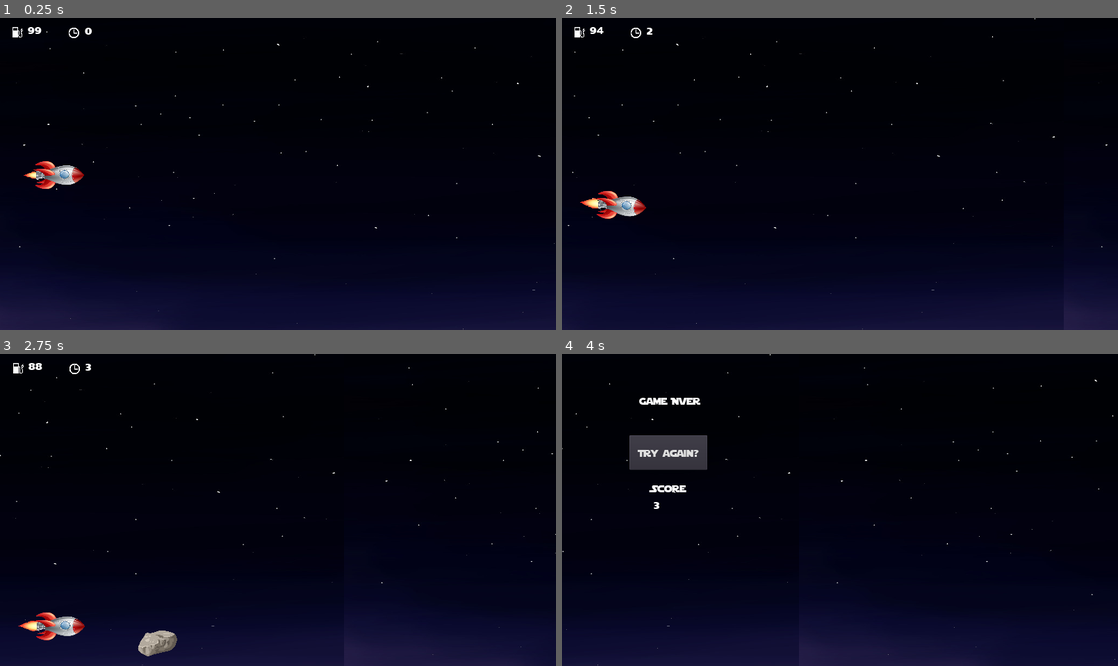
Above: before the commit, frames 1-4 (two rows, left to right).
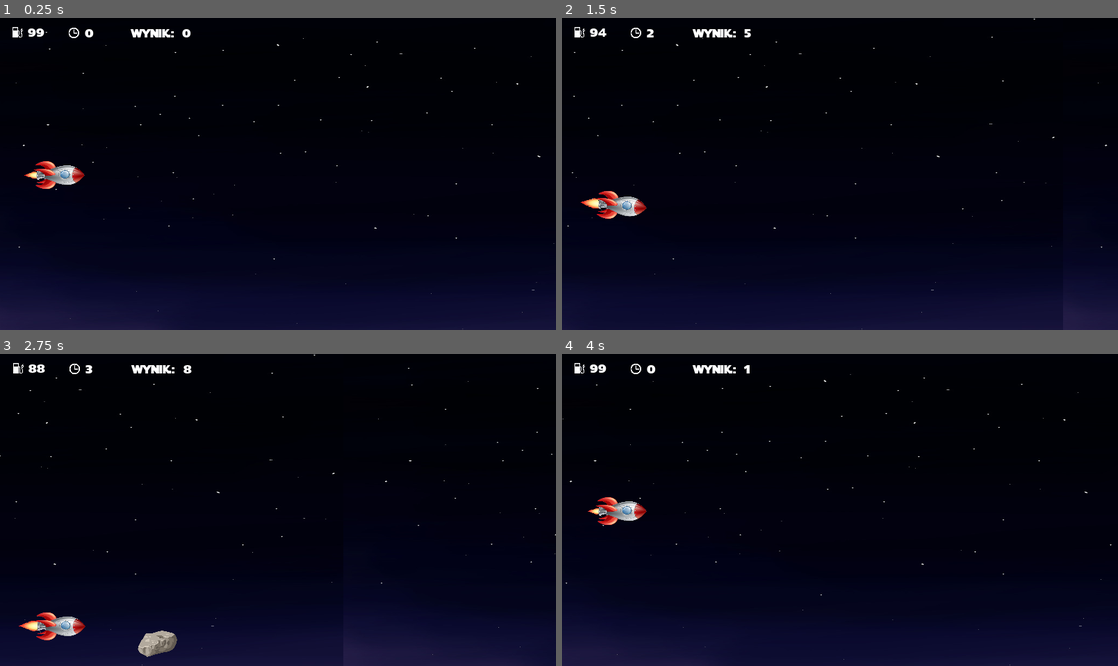
Above: after the commit, the same moments.

Repository: MuskalaMarcin/RocketZero
Game: Godot game, scene res://Main.tscn
Same seed, same stepped clock (60 frames per second), same inputs: the game is played once before the commit and once after it.
Inputs (mouse positions are in pixels of both pictures, inside the frame that each line leads up to):
- Up to frame 1 (0.25 s): no input
- Up to frame 2 (1.5 s): hold Right (ui_right) 0.53-1.28 s; hold Down (ui_down) from 1.28 s (still down)
- Up to frame 3 (2.75 s): release Down (ui_down) at 2.03 s; hold Right (ui_right) from 2.03 s (still down)
- Up to frame 4 (4 s): release Right (ui_right) at 2.78 s; hold Up (ui_up) 2.78-3.5 s; click (845, 581) at 3.5 s, where only the run after the commit has a clickable "Sprobuj ponownie"

The runs differ from the first frame. In frame 1, 0.5% of the frame differs, in the area x 2-100%, y 2-100%; in frame 2, 0.5%; in frame 3, 0.6%; in frame 4, 2.9%, in the area x 0-100%, y 0-100%.

Commit message:
fixing game over screen

Diff:
--- a/Canister.tscn
+++ b/Canister.tscn
@@ -3,7 +3,7 @@
 [ext_resource path="res://Canister.gd" type="Script" id=1]
 [ext_resource path="res://images/canister.png" type="Texture" id=2]
 
-[node name="Canister" type="Node2D"]
+[node name="Canister" type="Node2D" index="0"]
 
 script = ExtResource( 1 )
 
--- a/FuelGaugeScene.gd
+++ b/FuelGaugeScene.gd
@@ -5,8 +5,6 @@
 var previousFuel
 var currentFuel
 var fuel
-
-signal hit
 
 func addFuel():
 	fuel += FUEL_ADDED
@@ -30,7 +28,4 @@
 		fuel -= delta * FUEL_CONSUMPTION * 1.5
 	_updateFuelGaugeValue()
 	if(fuel < 0):
-		get_node('../../Home')._on_Rocket_hit()
-
-func resetFuel():
-	fuel = 100
+		get_tree().change_scene("res://GameOver.tscn")
--- /dev/null
+++ b/GameOver.gd
@@ -0,0 +1,8 @@
+extends CanvasLayer
+
+func _ready():
+	get_node("ScoreLabel").set_text(str(global.currentScore))
+	get_node("TimeLabel").set_text(str(global.currentTime))
+
+func _on_RestartButton_pressed():
+	get_tree().change_scene("res://Main.tscn")
--- /dev/null
+++ b/GameOver.tscn
@@ -0,0 +1,173 @@
+[gd_scene load_steps=6 format=2]
+
+[ext_resource path="res://GameOver.gd" type="Script" id=1]
+[ext_resource path="res://images/background.jpg" type="Texture" id=2]
+[ext_resource path="res://fonts/Starjedi.ttf" type="DynamicFontData" id=3]
+[ext_resource path="res://fonts/starjedifont.tres" type="DynamicFont" id=4]
+
+[sub_resource type="DynamicFont" id=1]
+
+size = 50
+use_mipmaps = false
+use_filter = false
+font_data = ExtResource( 3 )
+_sections_unfolded = [ "Font", "Settings" ]
+
+[node name="CanvasLayer" type="CanvasLayer" index="0"]
+
+layer = 1
+offset = Vector2( 0, 0 )
+rotation = 0.0
+scale = Vector2( 1, 1 )
+transform = Transform2D( 1, 0, 0, 1, 0, 0 )
+script = ExtResource( 1 )
+
+[node name="Sprite" type="Sprite" parent="." index="0"]
+
+position = Vector2( 688.965, 362.626 )
+scale = Vector2( 0.822277, 0.822277 )
+texture = ExtResource( 2 )
+
+[node name="GameOverLabel" type="Label" parent="." index="1"]
+
+anchor_left = 0.0
+anchor_top = 0.0
+anchor_right = 0.0
+anchor_bottom = 0.0
+margin_left = 534.0
+margin_top = 202.0
+margin_right = 859.0
+margin_bottom = 283.0
+rect_pivot_offset = Vector2( 0, 0 )
+rect_clip_content = false
+mouse_filter = 2
+mouse_default_cursor_shape = 0
+size_flags_horizontal = 1
+size_flags_vertical = 4
+custom_fonts/font = SubResource( 1 )
+text = "koniec gry"
+percent_visible = 1.0
+lines_skipped = 0
+max_lines_visible = -1
+_sections_unfolded = [ "custom_fonts" ]
+
+[node name="RestartButton" type="Button" parent="." index="2"]
+
+anchor_left = 0.0
+anchor_top = 0.0
+anchor_right = 0.0
+anchor_bottom = 0.0
+margin_left = 521.0
+margin_top = 530.0
+margin_right = 875.0
+margin_bottom = 594.0
+rect_pivot_offset = Vector2( 0, 0 )
+rect_clip_content = false
+focus_mode = 2
+mouse_filter = 0
+mouse_default_cursor_shape = 0
+size_flags_horizontal = 1
+size_flags_vertical = 1
+custom_fonts/font = ExtResource( 4 )
+toggle_mode = false
+enabled_focus_mode = 2
+shortcut = null
+group = null
+text = "Sprobuj ponownie"
+flat = false
+align = 1
+_sections_unfolded = [ "custom_fonts" ]
+
+[node name="ScoreLabel" type="Label" parent="." index="3"]
+
+anchor_left = 0.0
+anchor_top = 0.0
+anchor_right = 0.0
+anchor_bottom = 0.0
+margin_left = 817.0
+margin_top = 335.0
+margin_right = 943.0
+margin_bottom = 384.0
+rect_pivot_offset = Vector2( 0, 0 )
+rect_clip_content = false
+mouse_filter = 2
+mouse_default_cursor_shape = 0
+size_flags_horizontal = 1
+size_flags_vertical = 4
+custom_fonts/font = ExtResource( 4 )
+text = "0"
+percent_visible = 1.0
+lines_skipped = 0
+max_lines_visible = -1
+_sections_unfolded = [ "Visibility", "custom_fonts" ]
+
+[node name="ScoreMsgLabel" type="Label" parent="." index="4"]
+
+anchor_left = 0.0
+anchor_top = 0.0
+anchor_right = 0.0
+anchor_bottom = 0.0
+margin_left = 536.0
+margin_top = 334.0
+margin_right = 816.0
+margin_bottom = 398.0
+rect_pivot_offset = Vector2( 0, 0 )
+rect_clip_content = false
+mouse_filter = 2
+mouse_default_cursor_shape = 0
+size_flags_horizontal = 1
+size_flags_vertical = 4
+custom_fonts/font = ExtResource( 4 )
+text = "Twoj wynik to:"
+percent_visible = 1.0
+lines_skipped = 0
+max_lines_visible = -1
+_sections_unfolded = [ "custom_fonts" ]
+
+[node name="TimeMsgLabel" type="Label" parent="." index="5"]
+
+anchor_left = 0.0
+anchor_top = 0.0
+anchor_right = 0.0
+anchor_bottom = 0.0
+margin_left = 577.0
+margin_top = 403.0
+margin_right = 751.0
+margin_bottom = 452.0
+rect_pivot_offset = Vector2( 0, 0 )
+rect_clip_content = false
+mouse_filter = 2
+mouse_default_cursor_shape = 0
+size_flags_horizontal = 1
+size_flags_vertical = 4
+custom_fonts/font = ExtResource( 4 )
+text = "czas gry:"
+percent_visible = 1.0
+lines_skipped = 0
+max_lines_visible = -1
+_sections_unfolded = [ "custom_fonts" ]
+
+[node name="TimeLabel" type="Label" parent="." index="6"]
+
+anchor_left = 0.0
+anchor_top = 0.0
+anchor_right = 0.0
+anchor_bottom = 0.0
+margin_left = 771.0
+margin_top = 405.0
+margin_right = 811.0
+margin_bottom = 454.0
+rect_pivot_offset = Vector2( 0, 0 )
+rect_clip_content = false
+mouse_filter = 2
+mouse_default_cursor_shape = 0
+size_flags_horizontal = 1
+size_flags_vertical = 4
+custom_fonts/font = ExtResource( 4 )
+text = "0"
+percent_visible = 1.0
+lines_skipped = 0
+max_lines_visible = -1
+_sections_unfolded = [ "custom_fonts" ]
+
+[connection signal="pressed" from="RestartButton" to="." method="_on_RestartButton_pressed"]
--- a/Home.gd
+++ /dev/null
@@ -1,44 +0,0 @@
-extends CanvasLayer
-
-# class member variables go here, for example:
-# var a = 2
-# var b = "textvar"
-
-var movingObjects
-var rocket
-var score
-signal start_game
-
-func show_message(text):
-	$Message.text = text
-	$Message.show()
-
-func show_score(number):
-	$Score.text = str(number)
-	$Score.show()
-
-func game_over():
-	show_message("Game Over")
-	score = get_node('../MovingObjects/TimerScene').getCurrentTime()
-	show_score(score)
-	$ScoreText.show()
-	yield($Timer, "timeout")
-
-func _on_Rocket_hit():
-	get_node('../').hide()
-	game_over()
-	$StartButton.show()
-
-func _on_StartButton_pressed():
-	$StartButton.hide()
-	$Message.hide()
-	$Score.hide()
-	$ScoreText.hide()
-	get_node('../MovingObjects/TimerScene').resetTime()
-	get_node('../MovingObjects/FuelGauge').resetFuel()
-	get_node('../').show()
-	get_node('..').new_game()
-
-func _on_FuelGaugeMainNode_hit():
-	show_message("Game Over")
-	yield($Timer, "timeout")
--- a/Home.tscn
+++ /dev/null
@@ -1,121 +0,0 @@
-[gd_scene load_steps=3 format=2]
-
-[ext_resource path="res://Home.gd" type="Script" id=1]
-[ext_resource path="res://fonts/starjedifont.tres" type="DynamicFont" id=2]
-
-[node name="Home" type="CanvasLayer" index="0"]
-
-layer = 1
-offset = Vector2( 0, 0 )
-rotation = 0.0
-scale = Vector2( 1, 1 )
-transform = Transform2D( 1, 0, 0, 1, 0, 0 )
-script = ExtResource( 1 )
-
-[node name="Message" type="Label" parent="." index="0"]
-
-visible = false
-anchor_left = 0.0
-anchor_top = 0.0
-anchor_right = 0.0
-anchor_bottom = 0.0
-margin_left = 189.0
-margin_top = 94.0
-margin_right = 328.0
-margin_bottom = 154.0
-rect_pivot_offset = Vector2( 0, 0 )
-rect_clip_content = false
-mouse_filter = 2
-mouse_default_cursor_shape = 0
-size_flags_horizontal = 1
-size_flags_vertical = 4
-custom_fonts/font = ExtResource( 2 )
-text = "Game Over"
-percent_visible = 1.0
-lines_skipped = 0
-max_lines_visible = -1
-_sections_unfolded = [ "Anchor", "Grow Direction", "Material", "Size Flags", "Visibility", "custom_constants", "custom_fonts", "custom_styles" ]
-
-[node name="Timer" type="Timer" parent="." index="1"]
-
-process_mode = 1
-wait_time = 1.0
-one_shot = true
-autostart = false
-
-[node name="StartButton" type="Button" parent="." index="2"]
-
-visible = false
-anchor_left = 0.0
-anchor_top = 0.0
-anchor_right = 0.0
-anchor_bottom = 0.0
-margin_left = 166.0
-margin_top = 200.0
-margin_right = 357.0
-margin_bottom = 285.0
-rect_pivot_offset = Vector2( 0, 0 )
-rect_clip_content = false
-focus_mode = 2
-mouse_filter = 0
-mouse_default_cursor_shape = 0
-size_flags_horizontal = 1
-size_flags_vertical = 1
-custom_fonts/font = ExtResource( 2 )
-toggle_mode = false
-enabled_focus_mode = 2
-shortcut = null
-group = null
-text = "Try again?"
-flat = false
-align = 1
-_sections_unfolded = [ "Visibility", "custom_fonts" ]
-
-[node name="ScoreText" type="Label" parent="." index="3"]
-
-visible = false
-anchor_left = 0.0
-anchor_top = 0.0
-anchor_right = 0.0
-anchor_bottom = 0.0
-margin_left = 220.0
-margin_top = 309.0
-margin_right = 327.0
-margin_bottom = 358.0
-rect_pivot_offset = Vector2( 0, 0 )
-rect_clip_content = false
-mouse_filter = 2
-mouse_default_cursor_shape = 0
-size_flags_horizontal = 1
-size_flags_vertical = 4
-custom_fonts/font = ExtResource( 2 )
-text = "Score"
-percent_visible = 1.0
-lines_skipped = 0
-max_lines_visible = -1
-_sections_unfolded = [ "Size Flags", "custom_colors", "custom_constants", "custom_fonts", "custom_styles" ]
-
-[node name="Score" type="Label" parent="." index="4"]
-
-visible = false
-anchor_left = 0.0
-anchor_top = 0.0
-anchor_right = 0.0
-anchor_bottom = 0.0
-margin_left = 225.0
-margin_top = 350.0
-margin_right = 286.0
-margin_bottom = 399.0
-rect_pivot_offset = Vector2( 0, 0 )
-rect_clip_content = false
-mouse_filter = 2
-mouse_default_cursor_shape = 0
-size_flags_horizontal = 1
-size_flags_vertical = 4
-custom_fonts/font = ExtResource( 2 )
-percent_visible = 1.0
-lines_skipped = 0
-max_lines_visible = -1
-_sections_unfolded = [ "custom_fonts" ]
-
-[connection signal="pressed" from="StartButton" to="." method="_on_StartButton_pressed"]
--- a/Main.gd
+++ /dev/null
@@ -1,26 +0,0 @@
-extends Node2D
-
-# class member variables go here, for example:
-# var a = 2
-# var b = "textvar"
-
-func _ready():
-	# Called every time the node is added to the scene.
-	# Initialization here
-	randomize()
-
-func new_game():
-	$MovingObjects/RocketScene/Rocket.start()
-
-#func _process(delta):
-#	# Called every frame. Delta is time since last frame.
-#	# Update game logic here.
-#	pass
-func _on_Rocket_hit():
-	print("Game over")
-
-
-func _on_Home_start_game():
-
-	$MovingObjects/RocketScene/Rocket.start()
-	pass # replace with function body
--- a/Main.tscn
+++ b/Main.tscn
@@ -1,25 +1,20 @@
-[gd_scene load_steps=10 format=2]
+[gd_scene load_steps=9 format=2]
 
-[ext_resource path="res://Main.gd" type="Script" id=1]
-[ext_resource path="res://Home.tscn" type="PackedScene" id=2]
-[ext_resource path="res://BackgroundScene.tscn" type="PackedScene" id=3]
-[ext_resource path="res://MovingObjects.gd" type="Script" id=4]
-[ext_resource path="res://RocketScene.tscn" type="PackedScene" id=5]
-[ext_resource path="res://TimerScene.tscn" type="PackedScene" id=6]
-[ext_resource path="res://FuelGaugeScene.tscn" type="PackedScene" id=7]
-[ext_resource path="res://RocksScene.tscn" type="PackedScene" id=8]
-[ext_resource path="res://CanisterGenerator.tscn" type="PackedScene" id=9]
+[ext_resource path="res://BackgroundScene.tscn" type="PackedScene" id=1]
+[ext_resource path="res://MovingObjects.gd" type="Script" id=2]
+[ext_resource path="res://RocketScene.tscn" type="PackedScene" id=3]
+[ext_resource path="res://TimerScene.tscn" type="PackedScene" id=4]
+[ext_resource path="res://FuelGaugeScene.tscn" type="PackedScene" id=5]
+[ext_resource path="res://RocksScene.tscn" type="PackedScene" id=6]
+[ext_resource path="res://CanisterGenerator.tscn" type="PackedScene" id=7]
+[ext_resource path="res://ScoreScene.tscn" type="PackedScene" id=8]
 
-[node name="Node2D" type="Node2D" index="0"]
+[node name="Node2D" type="Node2D"]
 
-position = Vector2( 0, 1 )
 z_as_relative = false
-script = ExtResource( 1 )
 _sections_unfolded = [ "Audio Bus", "Collision", "Transform", "Visibility", "Z Index" ]
 
-[node name="Home" parent="." index="0" instance=ExtResource( 2 )]
-
-[node name="ParallaxBackground" type="ParallaxBackground" parent="." index="1"]
+[node name="ParallaxBackground" type="ParallaxBackground" parent="." index="0"]
 
 layer = -1
 offset = Vector2( 0, 0 )
@@ -41,35 +36,32 @@
 motion_mirroring = Vector2( 1678, 0 )
 _sections_unfolded = [ "Material", "Motion", "Transform", "Visibility", "Z Index" ]
 
-[node name="BackgroundScene" parent="ParallaxBackground/ParallaxLayer" index="0" instance=ExtResource( 3 )]
+[node name="BackgroundScene" parent="ParallaxBackground/ParallaxLayer" index="0" instance=ExtResource( 1 )]
 
 position = Vector2( 1121.14, 382.088 )
 scale = Vector2( 1.33198, 0.855498 )
 region_enabled = false
 _sections_unfolded = [ "Animation", "Offset", "Region", "Transform", "Z Index" ]
 
-[node name="MovingObjects" type="Node2D" parent="." index="2"]
+[node name="MovingObjects" type="Node2D" parent="." index="1"]
 
-position = Vector2( -1, 0 )
-script = ExtResource( 4 )
+script = ExtResource( 2 )
 
-[node name="RocketScene" parent="MovingObjects" index="0" instance=ExtResource( 5 )]
+[node name="RocketScene" parent="MovingObjects" index="0" instance=ExtResource( 3 )]
 
 position = Vector2( 144.703, 386.33 )
 z_as_relative = false
 
-[node name="TimerScene" parent="MovingObjects" index="1" instance=ExtResource( 6 )]
+[node name="TimerScene" parent="MovingObjects" index="1" instance=ExtResource( 4 )]
 
 position = Vector2( 12.3779, 7.64661 )
 _sections_unfolded = [ "Transform" ]
 
-[node name="FuelGauge" parent="MovingObjects" index="2" instance=ExtResource( 7 )]
+[node name="FuelGauge" parent="MovingObjects" index="2" instance=ExtResource( 5 )]
 
 position = Vector2( -1.27441, 7.64661 )
 
-[node name="RocksScene" parent="MovingObjects" index="3" instance=ExtResource( 8 )]
-
-position = Vector2( 0, -1 )
+[node name="RocksScene" parent="MovingObjects" index="3" instance=ExtResource( 6 )]
 
 [node name="Camera2D" type="Camera2D" parent="MovingObjects" index="4"]
 
@@ -98,6 +90,8 @@
 editor_draw_drag_margin = false
 _sections_unfolded = [ "Drag Margin", "Limit", "Smoothing", "Visibility" ]
 
-[node name="CanisterGenerator" parent="MovingObjects" index="5" instance=ExtResource( 9 )]
+[node name="CanisterGenerator" parent="MovingObjects" index="5" instance=ExtResource( 7 )]
 
-[connection signal="start_game" from="Home" to="." method="_on_Home_start_game"]
+[node name="ScoreNode" parent="MovingObjects" index="6" instance=ExtResource( 8 )]
+
+position = Vector2( -23.9304, 0 )
--- /dev/null
+++ b/RestartButton.gd
@@ -0,0 +1,16 @@
+extends Button
+
+# class member variables go here, for example:
+# var a = 2
+# var b = "textvar"
+
+func _ready():
+	# Called every time the node is added to the scene.
+	# Initialization here
+	pass
+
+func _toggled(button_pressed):
+	print("tutaj")
+
+func _on_RestartButton_pressed():
+	print("tutaj")
--- a/Rocket.gd
+++ b/Rocket.gd
@@ -6,9 +6,6 @@
 const MAX_Y = 180
 
 var movingObjects
-
-func start():
-	show()
 
 func _ready():
 	set_physics_process(true)
@@ -57,8 +54,5 @@
 	set_position(self.position + directionY.normalized() * SPEED * delta)
 
 func _collision(collidedObject):
-	#TODO collision animation code goes here
 	if (collidedObject.is_class("RigidBody2D")):
-#		hide()
-		get_node('../../../Home')._on_Rocket_hit()
-#		emit_signal("hit")
+		get_tree().change_scene("res://GameOver.tscn")
--- a/RocketScene.tscn
+++ b/RocketScene.tscn
@@ -31,7 +31,7 @@
 flags = 7
 size = Vector2( 0, 0 )
 
-[node name="Node2D" type="Node2D" index="0"]
+[node name="Node2D" type="Node2D"]
 
 position = Vector2( 35.738, 379.312 )
 scale = Vector2( 1.87463, 1.88916 )
@@ -39,7 +39,6 @@
 
 [node name="Rocket" type="KinematicBody2D" parent="." index="0"]
 
-position = Vector2( -0.533439, 0 )
 scale = Vector2( 1.0209, 0.991403 )
 input_pickable = false
 collision_layer = 1
@@ -50,7 +49,7 @@
 
 [node name="CollisionShape2D" type="CollisionShape2D" parent="Rocket" index="0"]
 
-position = Vector2( -0.815161, 0.213956 )
+position = Vector2( -0.81516, -0.319969 )
 rotation = 1.572
 scale = Vector2( 1.8756, 1.72462 )
 shape = SubResource( 1 )
--- /dev/null
+++ b/ScoreScene.gd
@@ -0,0 +1,21 @@
+extends Node2D
+
+var previousScore;
+var score;
+
+func _ready():
+	score = 0;
+	global.currentScore = 0;
+	_setCurrentScore();
+	pass
+
+func _process(delta):
+	score = get_parent().position.x / 100;
+	global.currentScore = int(round(score))
+	if global.currentScore != previousScore:
+		_setCurrentScore();
+	pass
+
+func _setCurrentScore():
+	previousScore = global.currentScore;
+	get_node("ScoreLabel").set_text(str(global.currentScore));
--- /dev/null
+++ b/ScoreScene.tscn
@@ -0,0 +1,54 @@
+[gd_scene load_steps=3 format=2]
+
+[ext_resource path="res://ScoreScene.gd" type="Script" id=1]
+[ext_resource path="res://fonts/starjedifont.tres" type="DynamicFont" id=2]
+
+[node name="ScoreNode" type="Node2D"]
+
+script = ExtResource( 1 )
+
+[node name="ScoreMsgLabel" type="Label" parent="." index="0"]
+
+anchor_left = 0.0
+anchor_top = 0.0
+anchor_right = 0.0
+anchor_bottom = 0.0
+margin_left = 346.0
+margin_top = 10.0
+margin_right = 455.0
+margin_bottom = 59.0
+rect_pivot_offset = Vector2( 0, 0 )
+rect_clip_content = false
+mouse_filter = 2
+mouse_default_cursor_shape = 0
+size_flags_horizontal = 1
+size_flags_vertical = 4
+custom_fonts/font = ExtResource( 2 )
+text = "wynik:"
+percent_visible = 1.0
+lines_skipped = 0
+max_lines_visible = -1
+_sections_unfolded = [ "custom_fonts" ]
+
+[node name="ScoreLabel" type="Label" parent="." index="1"]
+
+anchor_left = 0.0
+anchor_top = 0.0
+anchor_right = 0.0
+anchor_bottom = 0.0
+margin_left = 472.0
+margin_top = 10.0
+margin_right = 638.0
+margin_bottom = 59.0
+rect_pivot_offset = Vector2( 0, 0 )
+rect_clip_content = false
+mouse_filter = 2
+mouse_default_cursor_shape = 0
+size_flags_horizontal = 1
+size_flags_vertical = 4
+custom_fonts/font = ExtResource( 2 )
+text = "0"
+percent_visible = 1.0
+lines_skipped = 0
+max_lines_visible = -1
+_sections_unfolded = [ "custom_fonts" ]
--- a/TimerScene.gd
+++ b/TimerScene.gd
@@ -1,28 +1,24 @@
 extends Node2D
 
-var currentTime;
 var previousTime;
 var time;
 
 func _ready():
 	time = 0;
-	currentTime = 0;
+	global.currentTime = 0;
 	_setCurrentTime();
 	pass
 
 func _process(delta):
 	time += delta;
-	currentTime = int(round(time))
-	if currentTime != previousTime:
+	global.currentTime = int(round(time))
+	if global.currentTime != previousTime:
 		_setCurrentTime();
 	pass
 
 func _setCurrentTime():
-	previousTime = currentTime;
-	get_node("TimerLabel").set_text(str(currentTime));
+	previousTime = global.currentTime;
+	get_node("TimerLabel").set_text(str(global.currentTime));
 
 func getCurrentTime():
-	return currentTime;
-
-func resetTime():
-	time = 0;
+	return global.currentTime;
--- a/fonts/starjedifont.tres
+++ b/fonts/starjedifont.tres
@@ -4,8 +4,8 @@
 
 [resource]
 
-size = 24
+size = 30
 use_mipmaps = false
 use_filter = false
 font_data = ExtResource( 1 )
-_sections_unfolded = [ "Extra Spacing", "Font", "Settings" ]
+_sections_unfolded = [ "Font", "Settings" ]
--- /dev/null
+++ b/global.gd
@@ -0,0 +1,4 @@
+extends Node
+
+var currentScore;
+var currentTime;
--- a/project.godot
+++ b/project.godot
@@ -14,6 +14,10 @@
 run/main_scene="res://Main.tscn"
 config/icon="res://icon.png"
 
+[autoload]
+
+global="*res://global.gd"
+
 [display]
 
 window/size/width=1366
